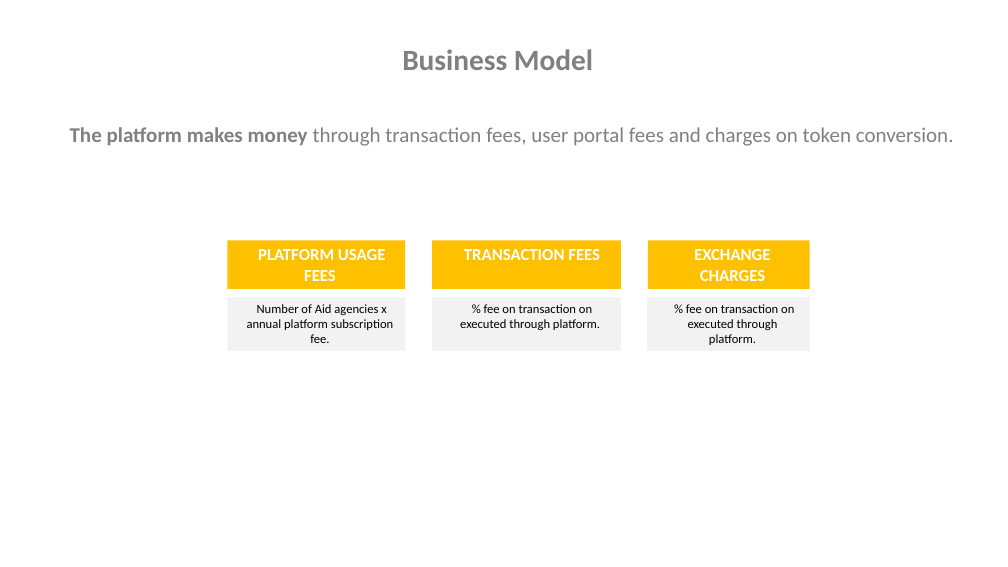
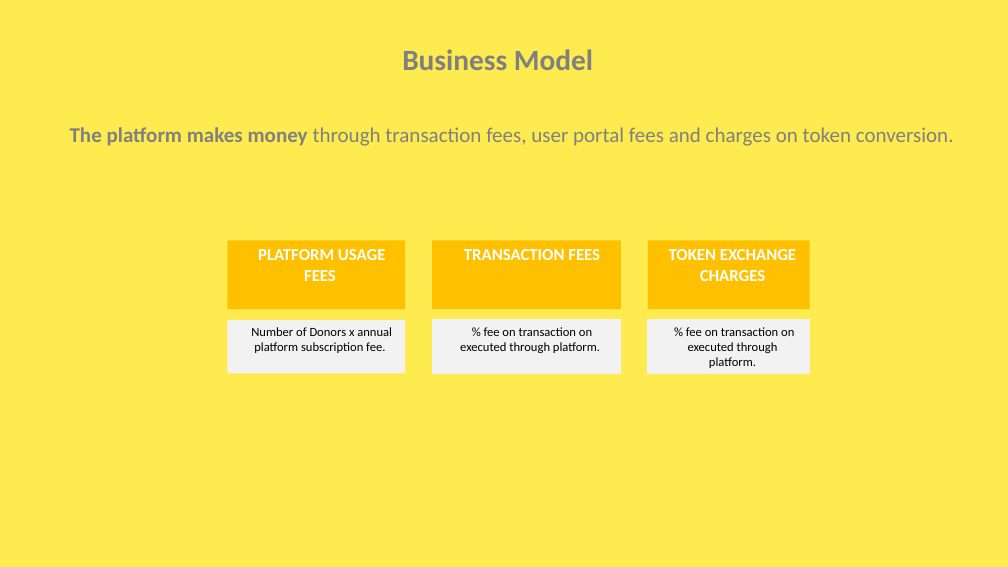
Before and after one commit to PalesaAntony/FundsAid, a slide deck: slide 9 of Linum Labs Presentation_V2.pptx (slide 7 before the commit). Drawn at 1008x567 pixels with LibreOffice and Linux fonts; fonts in the diff are those of the drawing. Boxes give left, top, right and bottom in pixels: in the first picture for what was removed or moved away, otherwise in the second. Text is boxed around its words. In the diff, an @@ line names an element or a change of style, - is before the commit and + after.

```diff
--- a/Linum Labs Presentation_V2.pptx
+++ b/Linum Labs Presentation_V2.pptx
@@ background #FFFFFF to #FEEB4F @@
@@ rectangle "PLATFORM USAGE FEES" resized from (x1=228, y1=240, x2=405, y2=289) to (x1=228, y1=240, x2=405, y2=309) @@
@@ rectangle "TRANSACTION FEES" resized from (x1=433, y1=240, x2=622, y2=289) to (x1=433, y1=240, x2=622, y2=309) @@
@@ rectangle "TOKEN EXCHANGE CHARGES" resized from (x1=648, y1=240, x2=810, y2=289) to (x1=648, y1=240, x2=810, y2=309) @@
@@ text in rectangle at (x1=669, y1=249, x2=796, y2=281): text changed @@
-  EXCHANGE CHARGES
+  TOKEN EXCHANGE CHARGES
@@ 3 rectangles moved together from (x1=228, y1=297, x2=810, y2=351) to (x1=228, y1=320, x2=810, y2=374) @@
@@ text in rectangle at (x1=251, y1=327, x2=392, y2=353): text changed @@
-  Number of Aid agencies x annual platform subscription fee.
+  Number of Donors x annual platform subscription fee.
```
Also in this commit, not shown: 8 other slides changed, 2 slides added.
